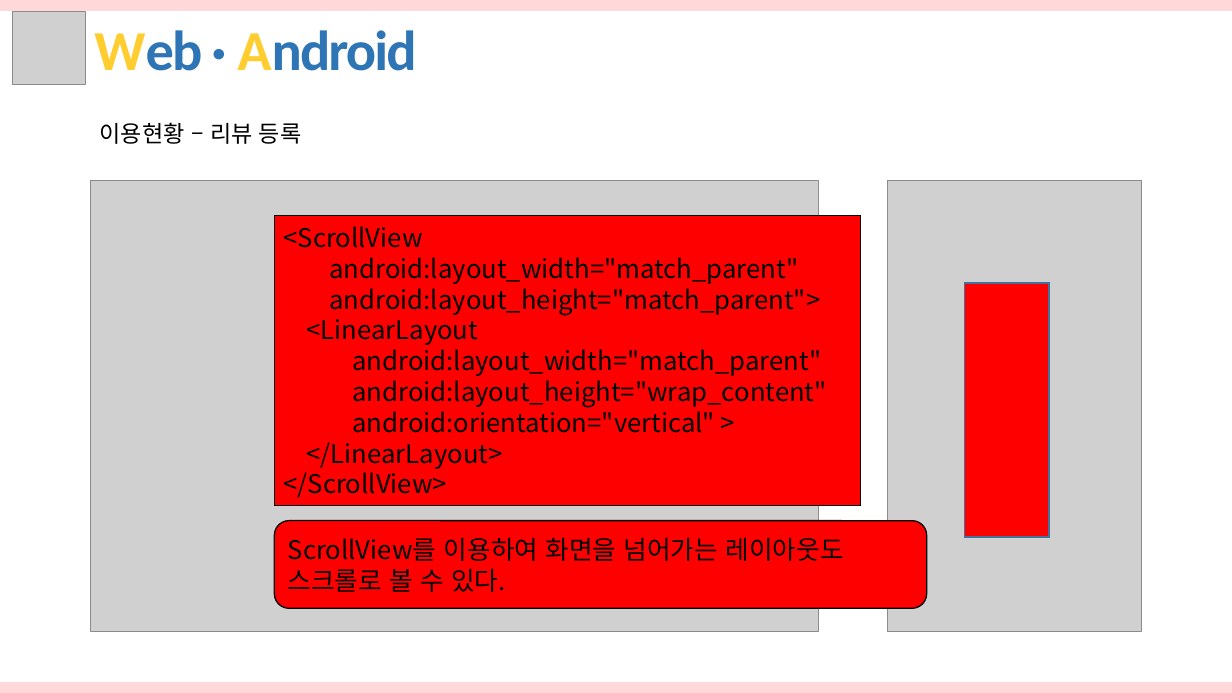
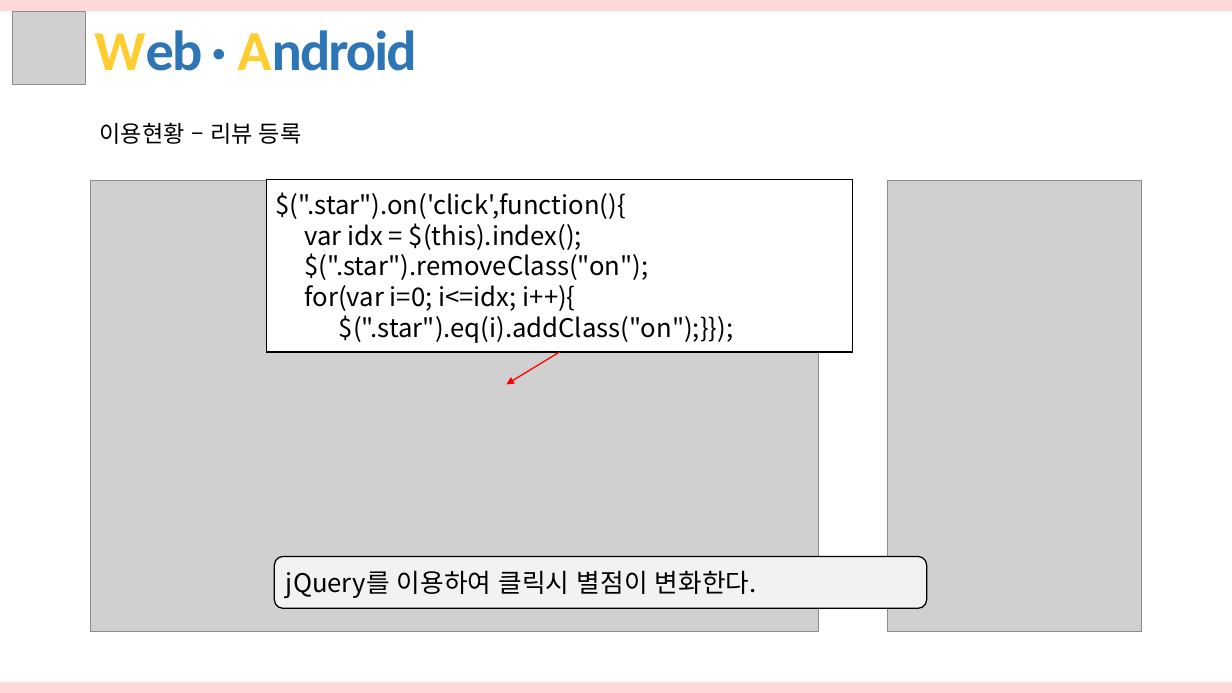
Before and after one commit to hhsw07/ezen-academy-projects, a slide deck: slide 11 of WebContent/hsw/3조 화면구현_hsw.pptx. Drawn at 1232x693 pixels with LibreOffice and Linux fonts; fonts in the diff are those of the drawing; grey boxes stand for pictures. Boxes give left, top, right and bottom in pixels: in the first picture for what was removed or moved away, otherwise in the second. Text is boxed around its words. In the diff, an @@ line names an element or a change of style, - is before the commit and + after.

```diff
--- a/WebContent/hsw/3조 화면구현_hsw.pptx
+++ b/WebContent/hsw/3조 화면구현_hsw.pptx
@@ rectangle "$(".star").on('click',function(){": place and size @@
-rectangle "$(".star").on('click',function(){" at <box>274,215,861,506</box>
+rectangle "$(".star").on('click',function(){" at <box>266,179,853,352</box>
@@ rectangle "$(".star").on('click',function(){" at <box>266,179,853,352</box>: fill #FF0000 to #FFFFFF @@
@@ text in rectangle at <box>276,192,733,343</box>: text changed @@
-<ScrollView
-android:layout_width="match_parent"
-android:layout_height="match_parent">
-<LinearLayout
-android:layout_width="match_parent"
-android:layout_height="wrap_content"
-android:orientation="vertical" >
-</LinearLayout>
-</ScrollView>
+$(".star").on('click',function(){
+var idx = $(this).index();
+$(".star").removeClass("on");
+for(var i=0; i<=idx; i++){
+$(".star").eq(i).addClass("on");}});
@@ rectangle removed at <box>965,283,1050,537</box> @@
@@ arrow added from (560, 352) to (506, 384), #FF0000 1 pt @@
@@ rounded rectangle "jQuery를 이용하여 클릭시 별점이 변화한다.": place and size @@
-rounded rectangle "jQuery를 이용하여 클릭시 별점이 변화한다." at <box>274,521,927,609</box>
+rounded rectangle "jQuery를 이용하여 클릭시 별점이 변화한다." at <box>274,556,927,608</box>
@@ rounded rectangle "jQuery를 이용하여 클릭시 별점이 변화한다." at <box>274,556,927,608</box>: fill #FF0000 to #F2F2F2 @@
@@ text in rounded rectangle at <box>286,570,757,598</box>: text changed @@
-ScrollView를 이용하여 화면을 넘어가는 레이아웃도 스크롤로 볼 수 있다.
+jQuery를 이용하여 클릭시 별점이 변화한다.
```
Also in this commit, not shown: 8 other slides changed, 10 other files.
